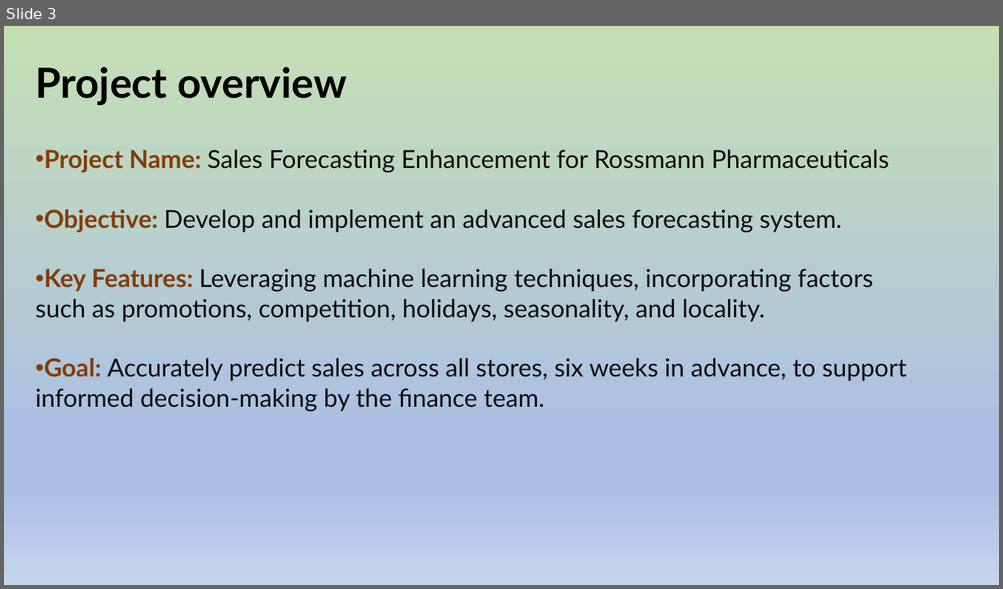
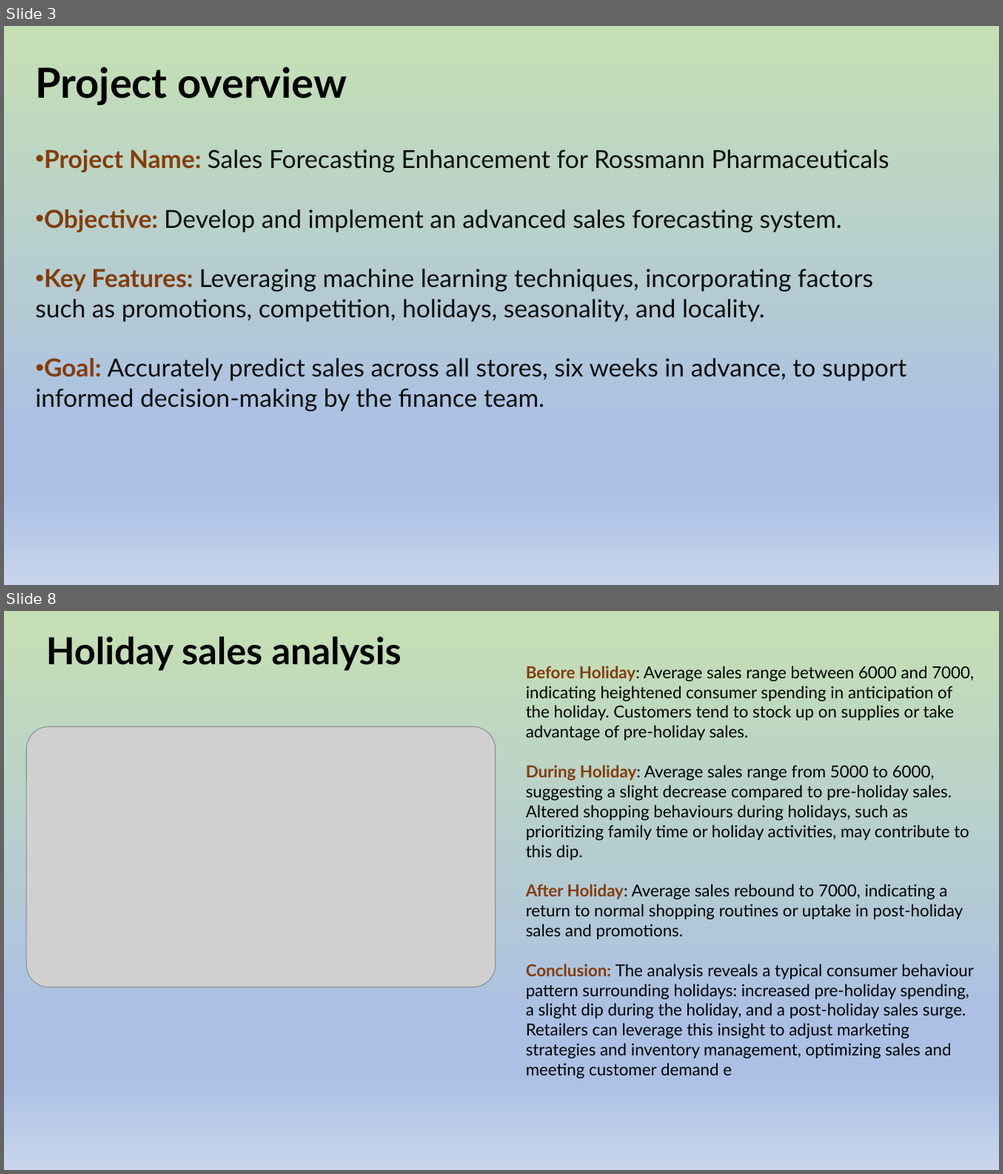
Before and after one commit to Hemamagam/Project-6--Pharmaceutical-Sale-Prediction-, a slide deck: Rossmman Sales Prediction-Project 6-Nexthike.pptx. Shown one above the other, each under a label of ours: slide 3 before the commit, slides 3 and 8 after it; the slides between them are not shown. The pictures are 1003x589 and 1003x1174 pixels, drawn with LibreOffice and Linux fonts; fonts in the diff are those of the drawing; grey boxes stand for pictures. Boxes give left, top, right and bottom in pixels: in the first picture for what was removed or moved away, otherwise in the second. Text is boxed around its words. In the diff, an @@ line names an element or a change of style, - is before the commit and + after.

Commit message:
Rossmann Sales prediction -PPT
Rossmann Sales prediction -PPT

```diff
--- a/Rossmman Sales Prediction-Project 6-Nexthike.pptx
+++ b/Rossmman Sales Prediction-Project 6-Nexthike.pptx
@@ slide 8 added at bbox=[4, 611, 999, 1170], background gradient #C5E0B4 to #ABC0E4 to #C7D5ED @@
@@ text added at bbox=[46, 636, 401, 670], 36 pt, text #000000, bold @@
+Holiday sales analysis
@@ text added at bbox=[526, 666, 973, 1079], 16 pt, text #000000 @@
+Before Holiday: Average sales range between 6000 and 7000, indicating heightened consumer spending in anticipation of the holiday. Customers tend to stock up on supplies or take advantage of pre-holiday sales.
+During Holiday: Average sales range from 5000 to 6000, suggesting a slight decrease compared to pre-holiday sales. Altered shopping behaviours during holidays, such as prioritizing family time or holiday activities, may contribute to this dip.
+After Holiday: Average sales rebound to 7000, indicating a return to normal shopping routines or uptake in post-holiday sales and promotions.
+Conclusion: The analysis reveals a typical consumer behaviour pattern surrounding holidays: increased pre-holiday spending, a slight dip during the holiday, and a post-holiday sales surge. Retailers can leverage this insight to adjust marketing strategies and inventory management, optimizing sales and meeting customer demand e
@@ picture added at bbox=[26, 726, 495, 988] @@
```
Also in this commit, not shown: 2 slides changed, 9 other slides added, 3 slides removed.
